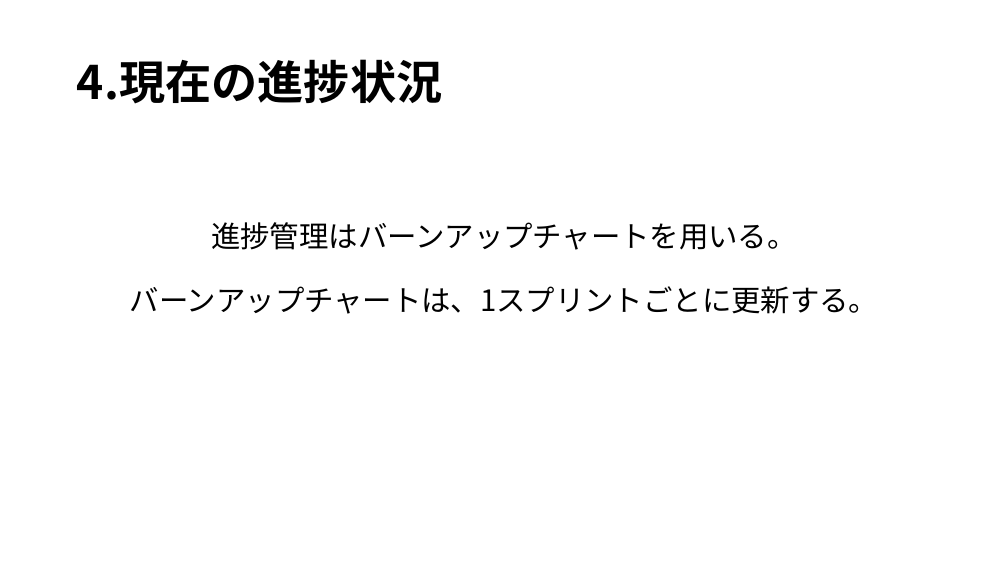
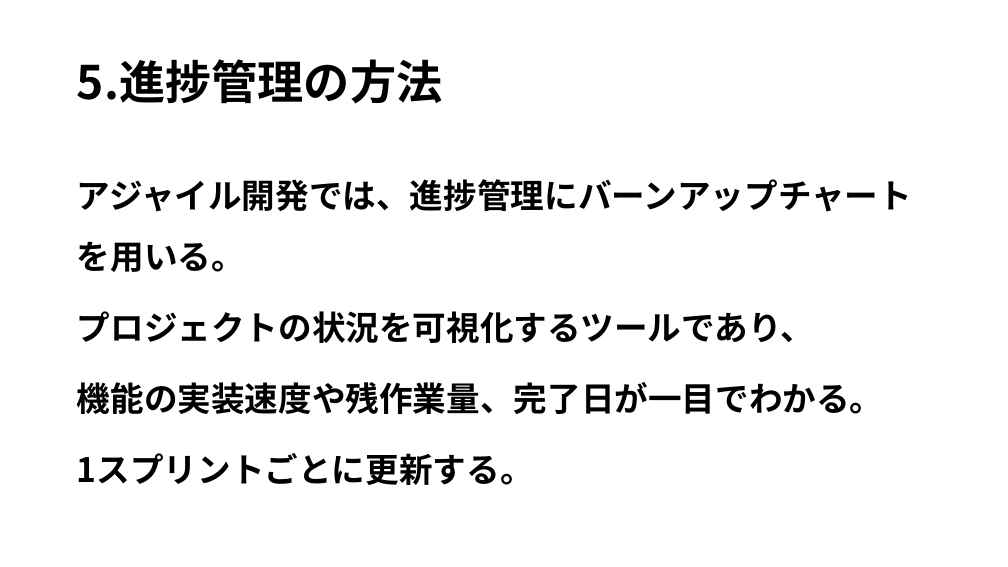
Before and after one commit to kazukiyoshida96/PM-, a slide deck: slide 7 of ＰＭ学科専用2.pptx. Drawn at 1008x567 pixels with LibreOffice and Linux fonts; fonts in the diff are those of the drawing. Boxes give left, top, right and bottom in pixels: in the first picture for what was removed or moved away, otherwise in the second. Text is boxed around its words. In the diff, an @@ line names an element or a change of style, - is before the commit and + after.

Commit message:
パワポ完成、計画書のスプリント、品質マネジメント変更

```diff
--- a/ＰＭ学科専用2.pptx
+++ b/ＰＭ学科専用2.pptx
@@ title at (77, 59, 443, 104): text changed @@
-4.現在の進捗状況
+5.進捗管理の方法
@@ text at (77, 179, 912, 485): text changed; size 28 to 32 pt; bold on @@
-進捗管理はバーンアップチャートを用いる。
-バーンアップチャートは、1スプリントごとに更新する。
+アジャイル開発では、進捗管理にバーンアップチャートを用いる。
+プロジェクトの状況を可視化するツールであり、
+機能の実装速度や残作業量、完了日が一目でわかる。
+1スプリントごとに更新する。
```
Also in this commit, not shown: 8 other slides changed, 1 slide added, 1 other file.
